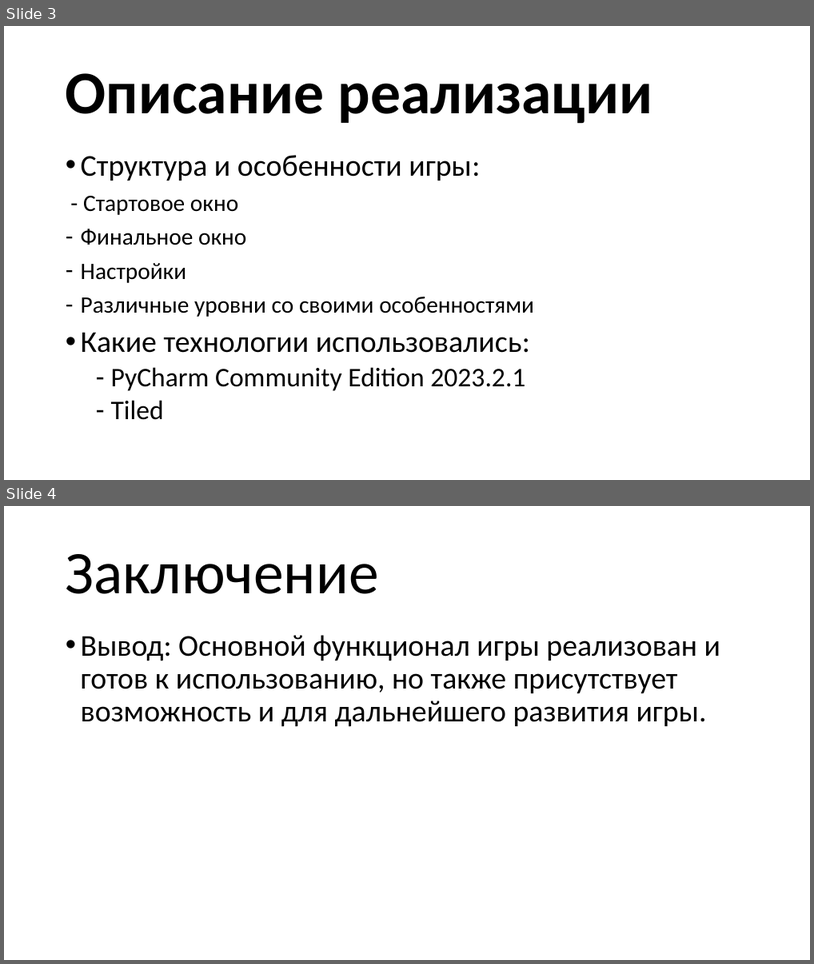
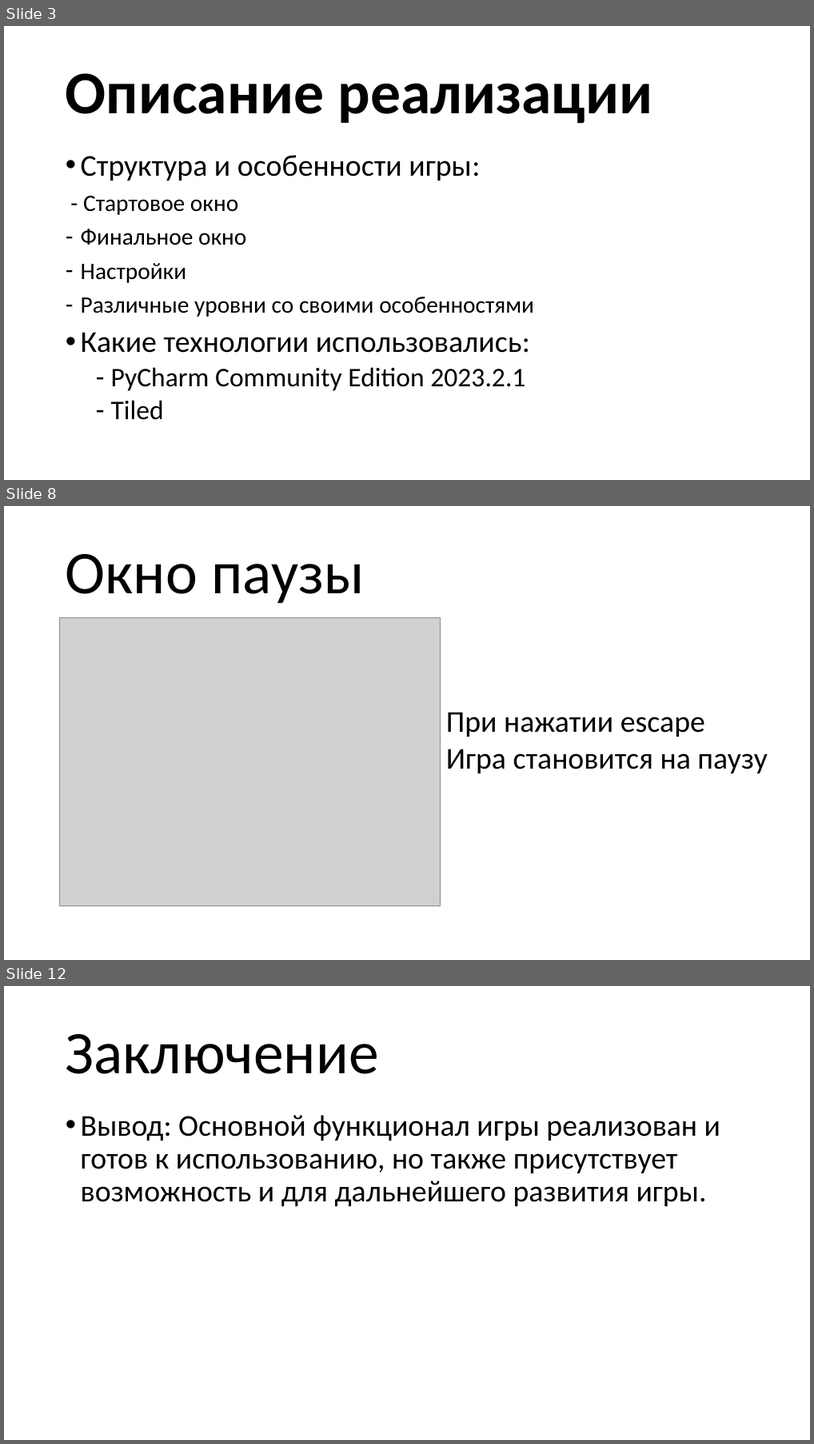
Before and after one commit to pikolala/yandex_project_2, a slide deck: презентация.pptx. Shown one above the other, each under a label of ours: slides 3 and 4 before the commit, slides 3, 8 and 12 after it; the slides between them are not shown. The pictures are 814x964 and 814x1444 pixels, drawn with LibreOffice and Linux fonts; fonts in the diff are those of the drawing; grey boxes stand for pictures. Boxes give left, top, right and bottom in pixels: in the first picture for what was removed or moved away, otherwise in the second. Text is boxed around its words. In the diff, an @@ line names an element or a change of style, - is before the commit and + after.

```diff
--- a/презентация.pptx
+++ b/презентация.pptx
@@ slide 8 added at (x1=4, y1=506, x2=810, y2=960), background #FFFFFF @@
@@ title added at (x1=66, y1=554, x2=364, y2=604), 72 pt, text #000000 @@
+Окно паузы
@@ picture added at (x1=60, y1=618, x2=441, y2=906) @@
@@ text added at (x1=446, y1=712, x2=767, y2=773), 36 pt, text #000000 @@
+При нажатии escape
+Игра становится на паузу
@@ what was slide 4 is now slide 12 @@
```
Also in this commit, not shown: 7 other slides added, 54 other files.
